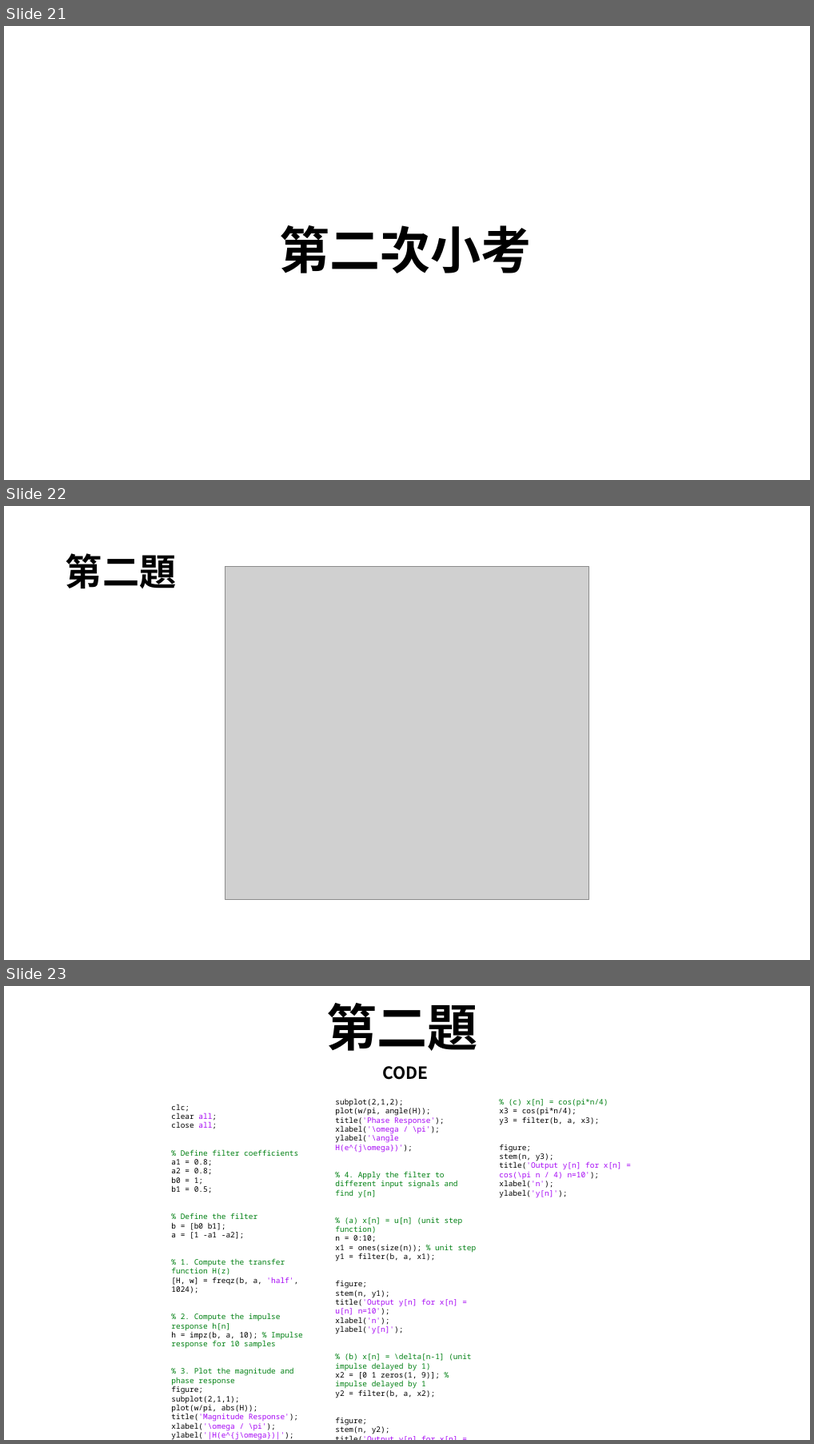
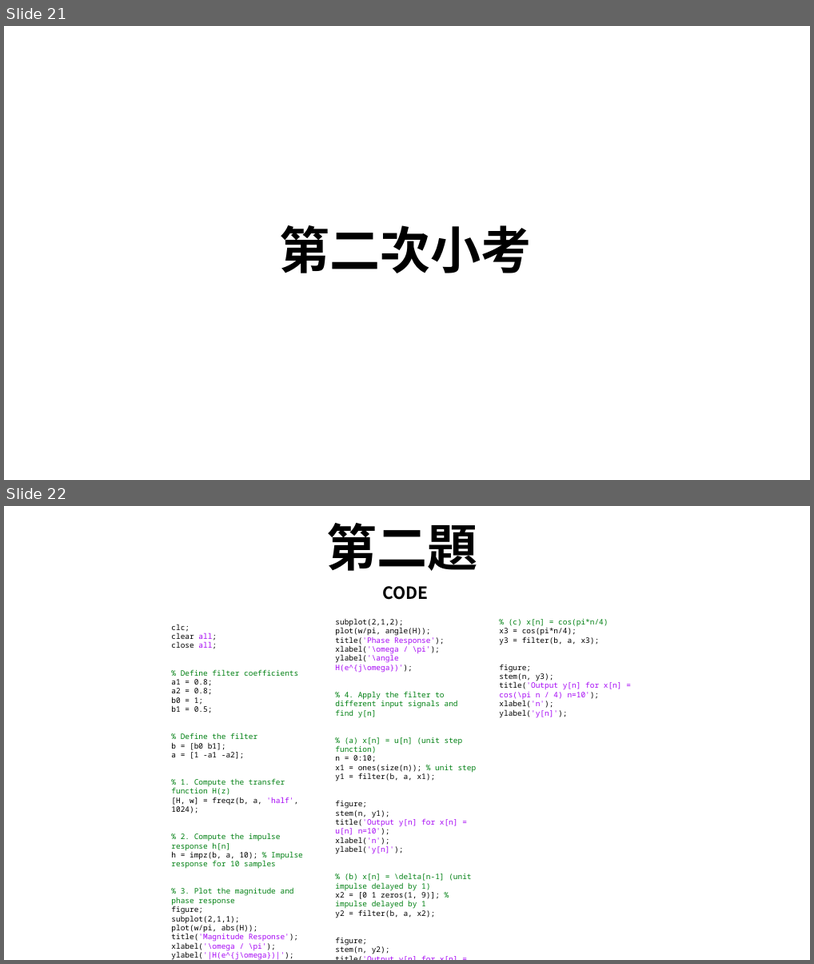
Before and after one commit to Azia0403/matlab-course, a slide deck: DSP_劉豐茗_張芫睿.pptx. Shown one above the other, each under a label of ours: slides 21, 22 and 23 before the commit, slides 21 and 22 after it. The pictures are 814x1444 and 814x964 pixels, drawn with LibreOffice and Linux fonts; fonts in the diff are those of the drawing; grey boxes stand for pictures. Boxes give left, top, right and bottom in pixels: in the first picture for what was removed or moved away, otherwise in the second. Text is boxed around its words. In the diff, an @@ line names an element or a change of style, - is before the commit and + after.

Commit message:
新增 期中考 第二題跟第三題波型ppt以及code

```diff
--- a/DSP_劉豐茗_張芫睿.pptx
+++ b/DSP_劉豐茗_張芫睿.pptx
@@ slide 22 removed at box(4, 506, 810, 960), background #FFFFFF @@
@@ title removed at box(66, 553, 177, 588) @@
-第二題
@@ picture removed at box(226, 567, 589, 899) @@
@@ what was slide 23 is now slide 22 @@
```
Also in this commit, not shown: 4 slides changed, 4 slides added, 4 other slides removed.
